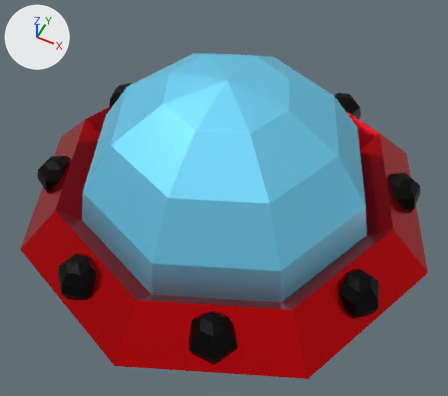
Two versions of the glTF model app/assets/ufo2light.glb, one commit apart.
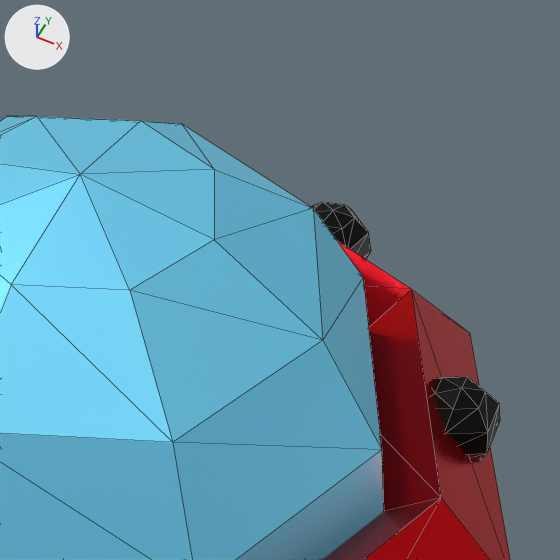
Each version appears first whole from a 50 mm lens placed at (0.71, -1.442, 1.797), pointed at (-0.029, 0.035, -0.049), and next in a close-up on the part from 42% to 100% of the width and 0% to 65% of the height. Lighting does not change. The marker at upper left points along +X, +Y and +Z. The close-ups show mesh edges as thin lines. Where no turn or scale is listed for an object, it has been applied to the vertices. Vertices at the same position are counted once.
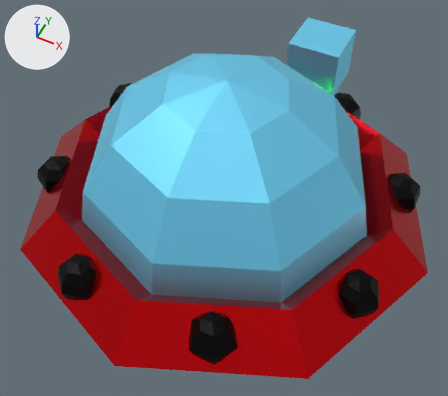
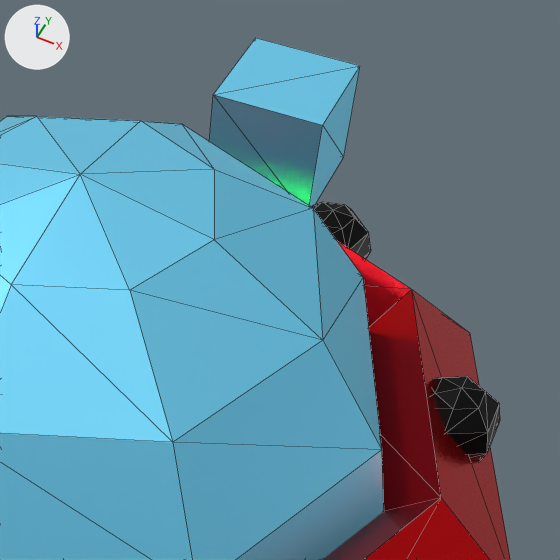
Edits to the scene script, one JSON object a line:
```json
{"block": "me_sphere", "where": "me_sphere.from_pydata(...)  # 340 vertices, 630 faces; spans x -0.79..0.79, y -0.79..0.79, z -0.46..0.57"}
{"block": "me_sphere", "where": "# used by ob_sphere; location = (0.0, 0.0, 0.0)"}
{"block": "me_sphere", "change": "me_sphere part 1: a new loose piece, a box spanning x -0.12..0.12, y 0.89..1.14, z -0.12..0.12, in mat_material_003 (cyan #79deff)"}
```

Location of each change, (x1, y1, x2, y2) in pixels of the close-ups (560 x 560 px):
```json
{"object": "Sphere", "change": "reshaped", "before": [0, 116, 511, 560], "after": [0, 38, 511, 560]}
{"part": 1, "of": "me_sphere", "change": "added", "after": [209, 38, 360, 207], "on screen": "cyan"}
```
